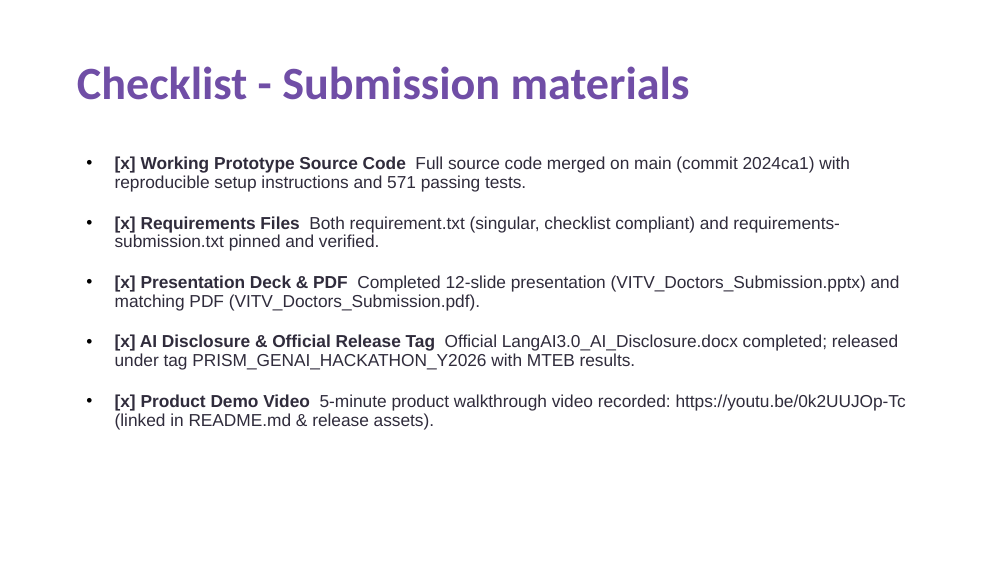
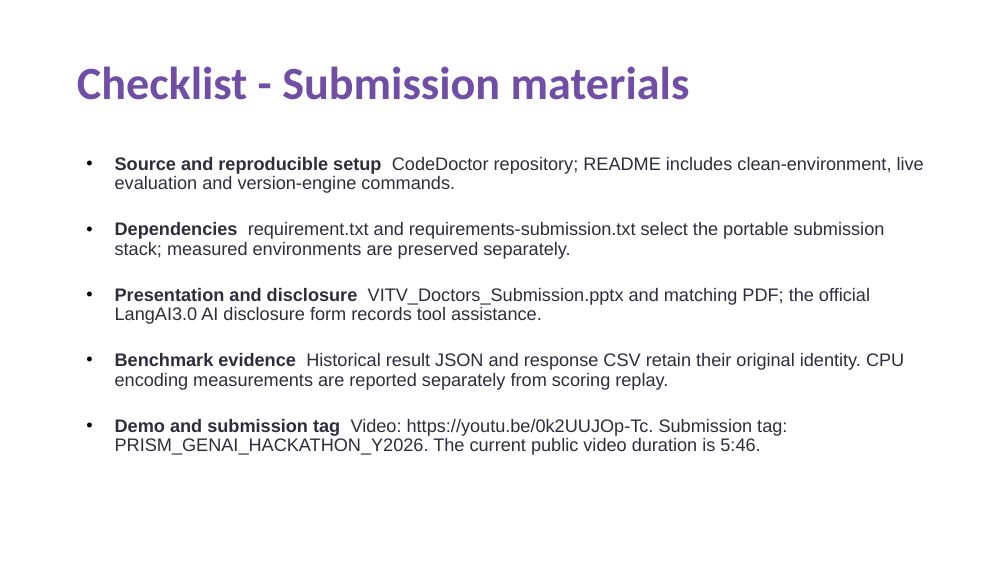
Before and after one commit to krizz711/CodeDoctor-Agentic-Semantic-and-Structural-Intelligence-for-Code-Repositories, a slide deck: slide 11 of VITV_Doctors_Submission.pptx. Drawn at 1008x567 pixels with LibreOffice and Linux fonts; fonts in the diff are those of the drawing. Boxes give left, top, right and bottom in pixels: in the first picture for what was removed or moved away, otherwise in the second. Text is boxed around its words. In the diff, an @@ line names an element or a change of style, - is before the commit and + after.

Commit message:
fix: prepare audited submission corrections locally

```diff
--- a/VITV_Doctors_Submission.pptx
+++ b/VITV_Doctors_Submission.pptx
@@ text at [115, 157, 924, 455]: text changed; size 16.5 to 17.2 pt @@
-• [x] Working Prototype Source Code Full source code merged on main (commit 2024ca1) with reproducible setup instructions and 571 passing tests.
-• [x] Requirements Files Both requirement.txt (singular, checklist compliant) and requirements-submission.txt pinned and verified.
-• [x] Presentation Deck & PDF Completed 12-slide presentation (VITV_Doctors_Submission.pptx) and matching PDF (VITV_Doctors_Submission.pdf).
-• [x] AI Disclosure & Official Release Tag Official LangAI3.0_AI_Disclosure.docx completed; released under tag PRISM_GENAI_HACKATHON_Y2026 with MTEB results.
-• [x] Product Demo Video 5-minute product walkthrough video recorded: https://youtu.be/0k2UUJOp-Tc (linked in README.md & release assets).
+• Source and reproducible setup CodeDoctor repository; README includes clean-environment, live evaluation and version-engine commands.
+• Dependencies requirement.txt and requirements-submission.txt select the portable submission stack; measured environments are preserved separately.
+• Presentation and disclosure VITV_Doctors_Submission.pptx and matching PDF; the official LangAI3.0 AI disclosure form records tool assistance.
+• Benchmark evidence Historical result JSON and response CSV retain their original identity. CPU encoding measurements are reported separately from scoring replay.
+• Demo and submission tag Video: https://youtu.be/0k2UUJOp-Tc. Submission tag: PRISM_GENAI_HACKATHON_Y2026. The current public video duration is 5:46.
```
Also in this commit, not shown: 10 other slides changed, 49 other files.
